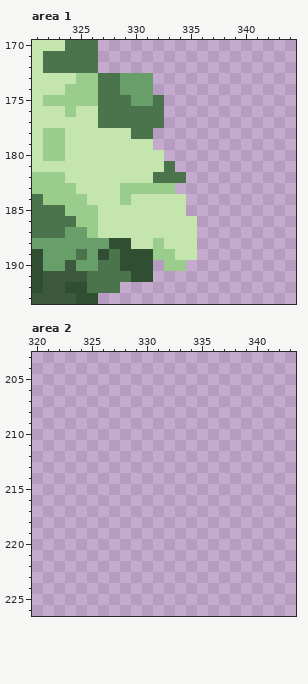
A pixel-art file gets an edit: Aseprite/Enviroment/Stages/Light_forest/tileset/bg_behindnear.aseprite. The first picture shows the starting point.
654x368 pixels, 1 frame. Colours within 5 levels of each other are drawn and written as one. Shown: area 1: x 321..344, y 170..193; area 2: x 320..343, y 203..226. The old version is drawn lined up with the new one. The commit also changed other parts of the picture, which this record leaves out.
New version:
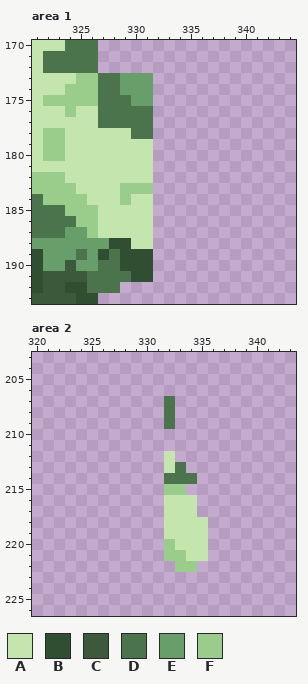
Palette (. is transparent): A #c5e5af  B #304e32  C #3c5a3b  D #4c744c  E #679e6a  F #9acc8c
Diff:
{"change": "whole drawing moved by +0,-32 (the old picture is shown already moved)"}
{"where": "area 1"}
{"y":175,"x":332,"old":"D","new":"."}
{"y":176,"x":332,"old":"D","new":"."}
{"y":177,"x":332,"old":"D","new":"."}
{"y":180,"x":332,"old":"A","new":"."}
{"y":181,"x":332,"old":"AD","new":".."}
{"y":182,"x":332,"old":"DDD","new":"..."}
{"y":183,"x":332,"old":"FF","new":".."}
{"y":184,"x":332,"old":"AAA","new":"..."}
{"y":185,"x":332,"old":"AAA","new":"..."}
{"y":186,"x":332,"old":"AAAA","new":"...."}
{"y":187,"x":332,"old":"AAAA","new":"...."}
{"y":188,"x":332,"old":"FAAA","new":"...."}
{"y":189,"x":332,"old":"FFAA","new":"...."}
{"y":190,"x":333,"old":"FF","new":".."}
{"where": "area 2"}
{"y":207,"x":332,"old":".","new":"D"}
{"y":208,"x":332,"old":".","new":"D"}
{"y":209,"x":332,"old":".","new":"D"}
{"y":212,"x":332,"old":".","new":"A"}
{"y":213,"x":332,"old":"..","new":"AD"}
{"y":214,"x":332,"old":"...","new":"DDD"}
{"y":215,"x":332,"old":"..","new":"FF"}
{"y":216,"x":332,"old":"...","new":"AAA"}
{"y":217,"x":332,"old":"...","new":"AAA"}
{"y":218,"x":332,"old":"....","new":"AAAA"}
{"y":219,"x":332,"old":"....","new":"AAAA"}
{"y":220,"x":332,"old":"....","new":"FAAA"}
{"y":221,"x":332,"old":"....","new":"FFAA"}
{"y":222,"x":333,"old":"..","new":"FF"}
